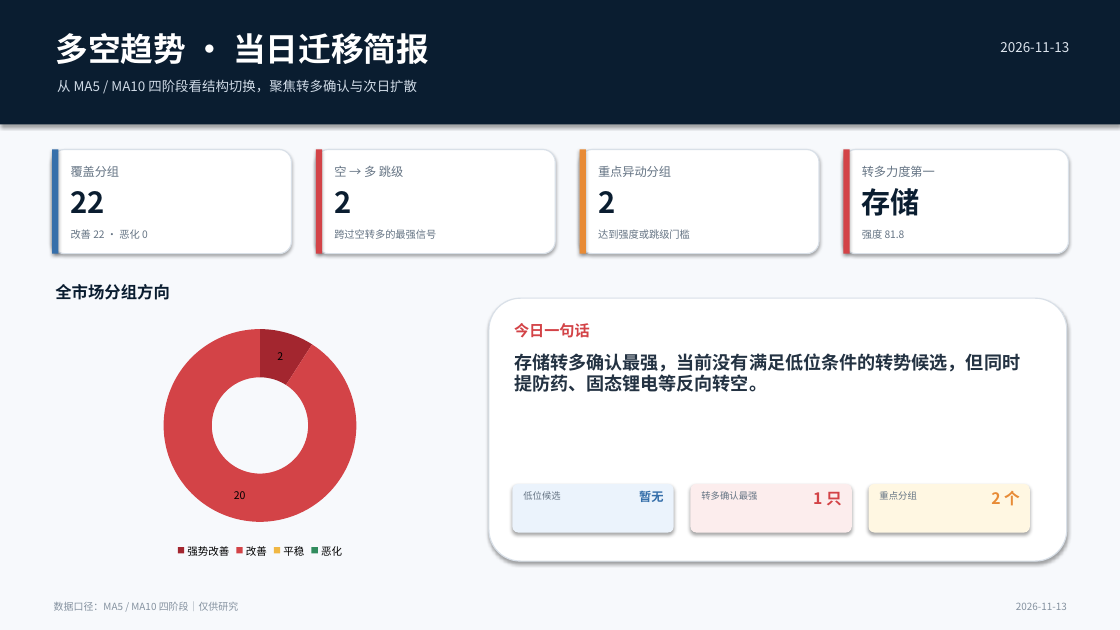
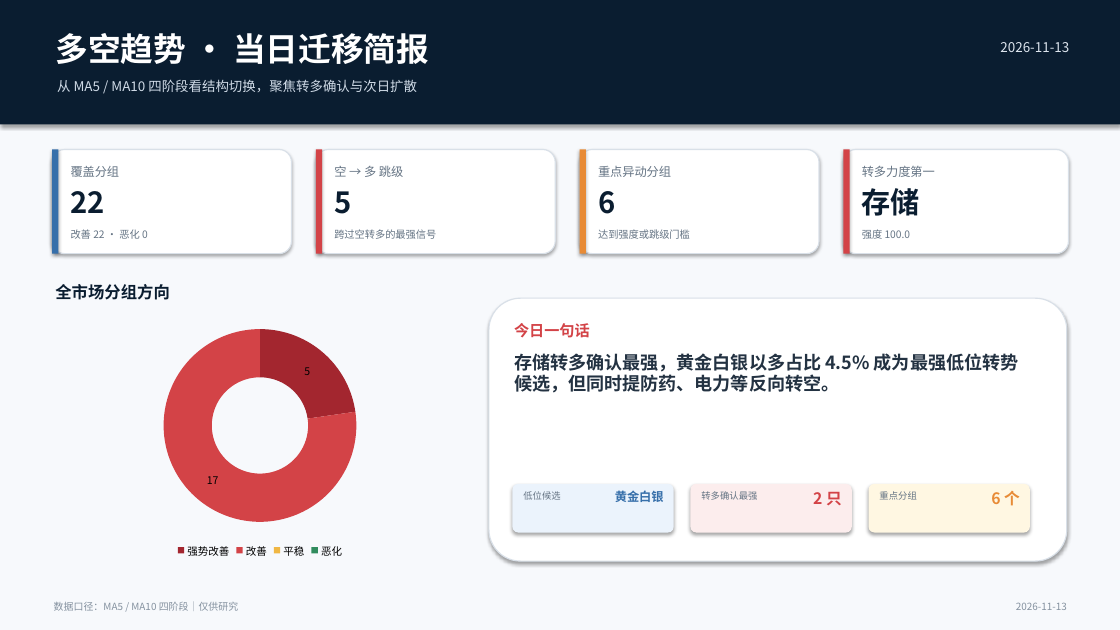
Before and after one commit to nancybhc/a-share-blast-lab, a slide deck: slide 1 of assets/多空阶段简报_2026-11-13.pptx. Drawn at 1120x630 pixels with LibreOffice and Linux fonts; fonts in the diff are those of the drawing. Boxes give left, top, right and bottom in pixels: in the first picture for what was removed or moved away, otherwise in the second. Text is boxed around its words. In the diff, an @@ line names an element or a change of style, - is before the commit and + after.

```diff
--- a/assets/多空阶段简报_2026-11-13.pptx
+++ b/assets/多空阶段简报_2026-11-13.pptx
@@ text at bbox=[334, 191, 351, 214]: text changed @@
-2
+5
@@ text at bbox=[598, 191, 615, 214]: text changed @@
-2
+6
@@ text at bbox=[862, 229, 911, 239]: text changed @@
-强度 81.8
+强度 100.0
@@ doughnut chart at bbox=[60, 318, 460, 561] @@
@@ Series 1, 强势改善: 2 to 5 @@
@@ Series 1, 改善: 20 to 17 @@
@@ text at bbox=[514, 353, 1019, 393]: text changed @@
-存储转多确认最强，当前没有满足低位条件的转势候选，但同时提防药、固态锂电等反向转空。
+存储转多确认最强，黄金白银以多占比 4.5% 成为最强低位转势候选，但同时提防药、电力等反向转空。
@@ text at bbox=[615, 490, 664, 502]: text changed @@
-暂无
+黄金白银
@@ text at bbox=[813, 492, 842, 505]: text changed @@
-1 只
+2 只
@@ text at bbox=[991, 491, 1020, 506]: text changed @@
-2 个
+6 个
```
Also in this commit, not shown: 3 other slides changed, 8 other files.
